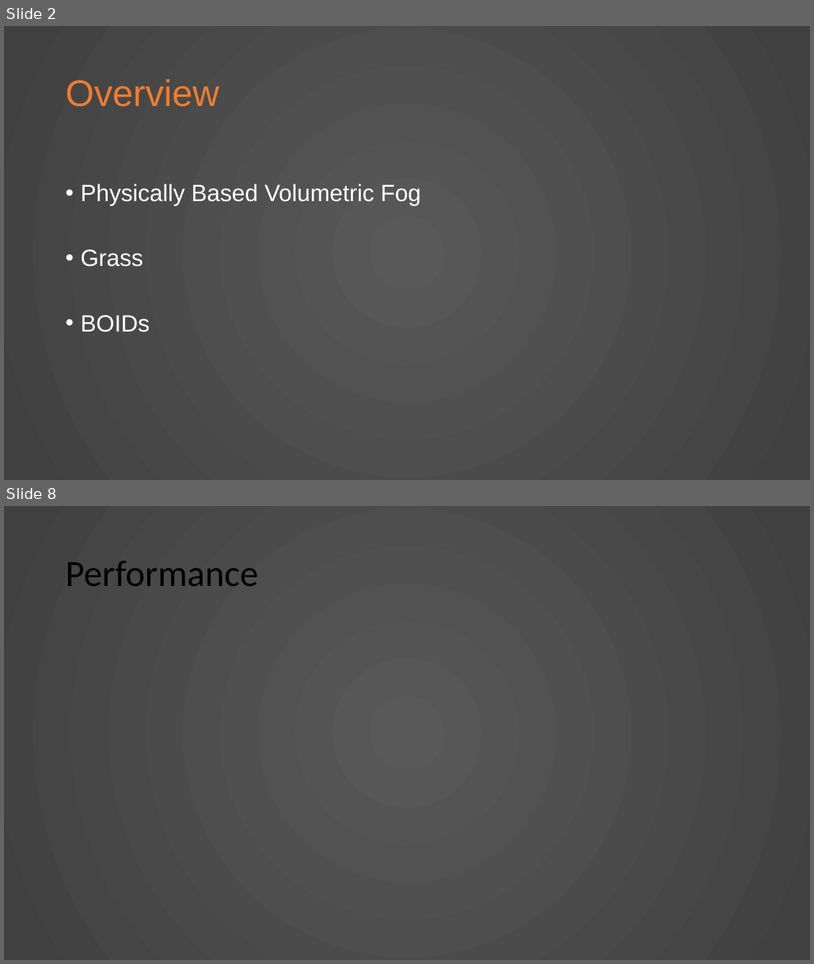
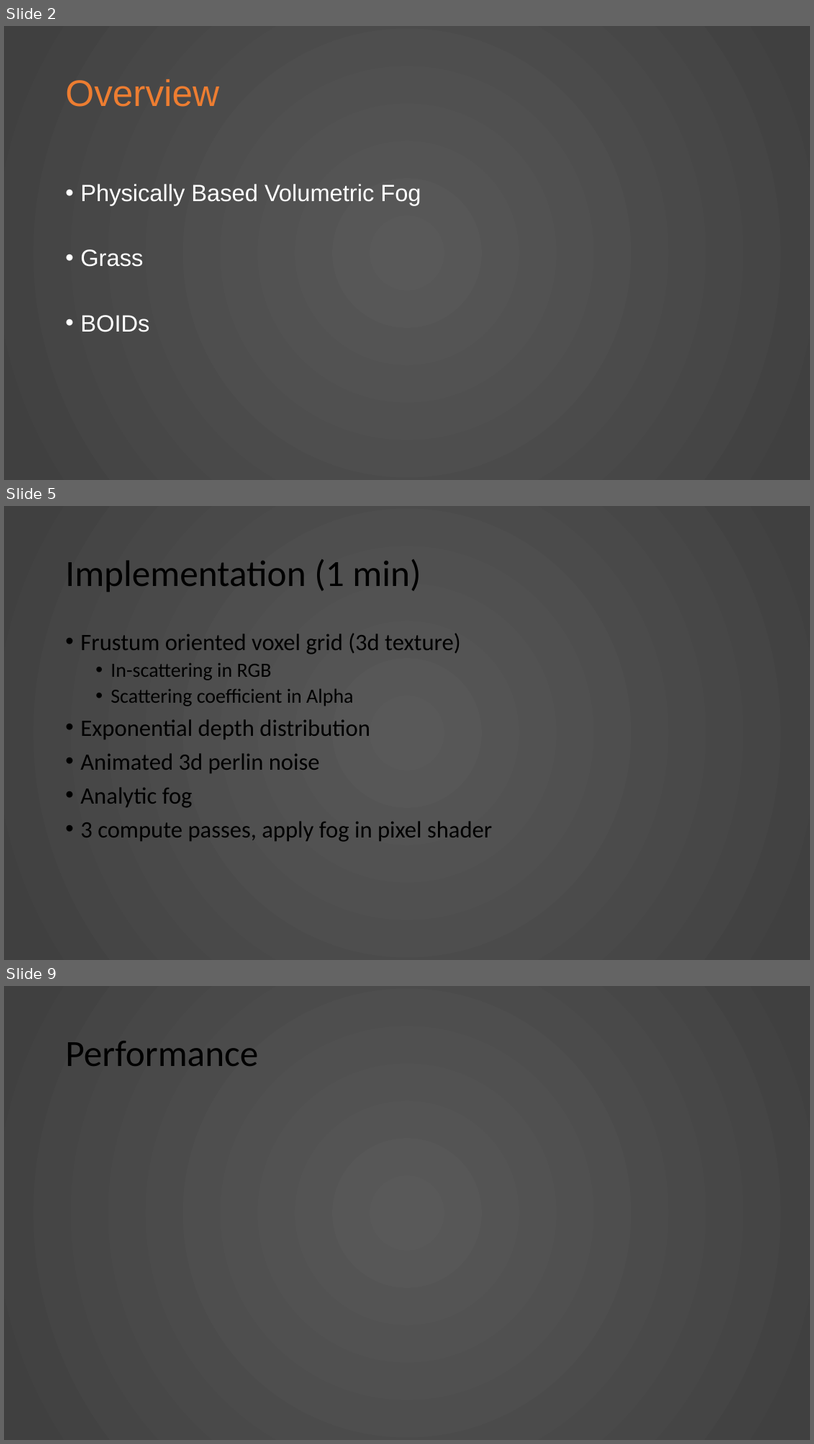
Before and after one commit to KnightTec/ShaderProject, a slide deck: Presentation.pptx. Shown one above the other, each under a label of ours: slides 2 and 8 before the commit, slides 2, 5 and 9 after it; the slides between them are not shown. The pictures are 814x964 and 814x1444 pixels, drawn with LibreOffice and Linux fonts; fonts in the diff are those of the drawing. Boxes give left, top, right and bottom in pixels: in the first picture for what was removed or moved away, otherwise in the second. Text is boxed around its words. In the diff, an @@ line names an element or a change of style, - is before the commit and + after.

```diff
--- a/Presentation.pptx
+++ b/Presentation.pptx
@@ slide 5 added at [4, 506, 810, 960], background gradient #595959 to #404040 @@
@@ title added at [65, 559, 421, 592], 44 pt, text #000000 @@
+Implementation (1 min)
@@ text added at [80, 633, 492, 842], 28 pt, text #000000 @@
+• Frustum oriented voxel grid (3d texture)
+  • In-scattering in RGB
+  • Scattering coefficient in Alpha
+• Exponential depth distribution
+• Animated 3d perlin noise
+• Analytic fog
+• 3 compute passes, apply fog in pixel shader
@@ what was slide 8 is now slide 9 @@
```
Also in this commit, not shown: 3 slides changed, 2 other slides added, 2 slides removed, 6 other files.
